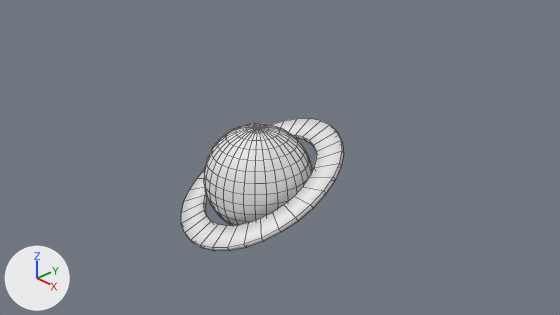
The Blender file Assets/jared/3d assets.blend, before and after one commit.
One viewpoint serves both versions: the file's camera 'Camera.001'. Every picture has the same lights, and +X, +Y and +Z are marked at lower left. Mesh edges are drawn as thin lines. Materials are left out; every surface is plain grey.
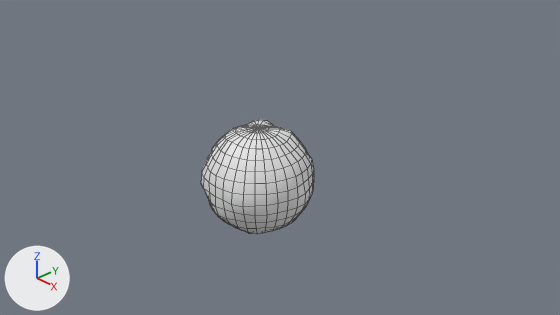
The change in detail:
me_sphere is used by ob_sphere; location (0.0, 0.0, 0.0).
me_sphere had 482 vertices, 512 faces and spanned x -1.0..1.0, y -1.0..1.0, z -1.0..1.0.
me_sphere now has 482 vertices, 512 faces and spans x -1.03..1.03, y -1.01..1.07, z -1.0..1.0.
me_sphere part 1: 266 of 482 vertices moved; they spanned x -1.0..1.0, y -0.98..1.0, z -0.83..0.92 and now span x -1.03..1.03, y -1.01..1.07, z -0.85..0.98; mean shift (0.0, 0.0, 0.01); largest move (0.39, 0.39, 0.83) -> (0.43, 0.42, 0.91).
Object 'Sphere.001' (ob_sphere_001) is deleted.

Pixel boxes [x1, y1, x2, y2] of what changed, in the pictures (560 x 315 px):
'Sphere', reshaped (12% taller): before [204, 123, 312, 226]; after [201, 119, 314, 234]
'Sphere.001', deleted: before [181, 118, 344, 251]
